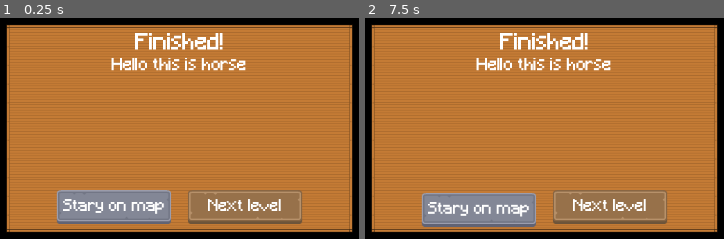
Above: before the commit, frames 1-2 (left to right).
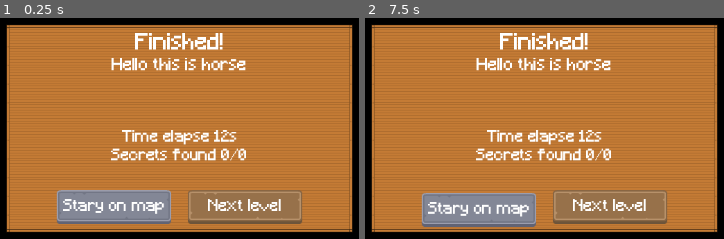
Above: after the commit, the same moments.

Repository: jstasiaczek/horse-game
Game: Godot game, scene res://scene/exit_hud/exit_hud.tscn
Same seed, same stepped clock (60 frames per second), same inputs: the game is played once before the commit and once after it. This scene is started directly instead of the project's main scene.
Inputs (mouse positions are in pixels of both pictures, inside the frame that each line leads up to):
- Up to frame 1 (0.25 s): no input
- Up to frame 2 (7.5 s): click "Next level" at 0.5 s; click "Next level" at 1.25 s; click "Stary on map" at 2 s; click "Stary on map" at 2.75 s; click "Stary on map" at 3.5 s; click "Next level" at 4.25 s; tap Enter at 5, 6.5 s; move the mouse to (720, 106) at 5.02 s; hold Right mouse button (right_click) 5.03-5.75 s; click (720, 106) at 5.17 s; tap Space at 5.75, 7.25 s; drag from (382, 150) to (505, 219) at 5.77 s; move the mouse to (623, 29) at 6.52 s; tap Mouse wheel up (scroll_up) at 6.6 s; click (623, 29) at 6.67 s; drag from (505, 219) to (outside the picture) at 7.27 s

The runs differ from the first frame. In frame 1, 2.1% of the frame differs, in the area x 30-69%, y 50-65%; in frame 2, 2.1%.
Error before the commit: Invalid access to property or key 'desc' on a base object of type 'Nil'. (res://scene/exit_hud/exit_hud.gd:10)
Error after the commit: Invalid access to property or key 'desc' on a base object of type 'Nil'. (res://scene/exit_hud/exit_hud.gd:12)

Commit message:
added timer and secret count

Diff:
--- a/level/level0/level0.gd
+++ b/level/level0/level0.gd
@@ -18,7 +18,7 @@
 
 func _ready():
 	create_level_pois()
-	GameService.reset_level(7)
+	GameService.reset_level(7, 1)
 	GameService.load_tilemap(self, HORSE_START_MAP_ID)
 	explosion.visible = false
 
@@ -30,6 +30,7 @@
 			GameService.add_to_inventory(Types.ITEM.BREAD)
 			secret1_found = true
 			SoundService.play(player, SoundService.SOUND_TYPE.ACHIEVEMENT)
+			GameService.add_level_secret_found(1)
 			SignalsService.on_info_hud_open.emit("Secret!", "You found a bread!")
 	)
 	pois[POI.id3(Vector2i(24,9))] = create_quest2()
--- a/scene/exit_hud/exit_hud.gd
+++ b/scene/exit_hud/exit_hud.gd
@@ -2,17 +2,21 @@
 @onready var stay_button = $CC/WoodPanel/MC/HB/StayButton
 @onready var next_button = $CC/WoodPanel/MC/HB/NextButton
 @onready var desc_label = $CC/WoodPanel/MC/VB/DescLabel
+@onready var level_time = $CC/WoodPanel/MC/VB/LevelTime
+@onready var secret_label = $CC/WoodPanel/MC/VB/SecretLabel
 
 var exit: Exit
 var id: Vector2i
 
 func _ready():
 	desc_label.text = exit.desc
+	GameService.set_level_end_time(int(Time.get_unix_time_from_system()))
 	SignalsService.on_fade_in_finished.connect(on_fade_in_finished)
+	level_time.text = "Time elapsed %ss" % GameService.get_level_time()
+	secret_label.text = "Secrets found %s/%s" % [GameService.get_level_secret_found(), GameService.get_level_secret_max()]
 
 func _on_stay_button_pressed():
 	SignalsService.on_exit_gui_close.emit(id)
-
 
 func _on_next_button_pressed():
 	SignalsService.on_start_fade_in.emit()
--- a/scene/exit_hud/exit_hud.tscn
+++ b/scene/exit_hud/exit_hud.tscn
@@ -1,10 +1,11 @@
-[gd_scene load_steps=6 format=3 uid="uid://cx5hcoa4gy1bv"]
+[gd_scene load_steps=7 format=3 uid="uid://cx5hcoa4gy1bv"]
 
 [ext_resource type="PackedScene" uid="uid://hgdt3dgeglw2" path="res://scene/wood_panel/wood_panel.tscn" id="1_cnmn6"]
 [ext_resource type="Script" path="res://scene/exit_hud/exit_hud.gd" id="1_pu8hg"]
 [ext_resource type="PackedScene" uid="uid://cbkgphmqi2wg7" path="res://scene/long_button/long_button.tscn" id="2_hgvkq"]
 [ext_resource type="LabelSettings" uid="uid://ci1knydkctqb7" path="res://scene/factory_hud/mc_title_32_white.tres" id="3_qi3h4"]
 [ext_resource type="FontFile" uid="uid://cialo7t5a5hue" path="res://assets/fonts/Minecraft.ttf" id="4_t21ev"]
+[ext_resource type="LabelSettings" uid="uid://dkq3wlncuhvvb" path="res://assets/mc_smal_text_white.tres" id="6_3bv5j"]
 
 [node name="ExitHud" type="Control" groups=["EXIT_HUD"]]
 layout_mode = 3
@@ -74,5 +75,19 @@
 bbcode_enabled = true
 text = "[center]Hello this is horse[/center]"
 
+[node name="LevelTime" type="Label" parent="CC/WoodPanel/MC/VB"]
+layout_mode = 2
+text = "Time elapse 12s"
+label_settings = ExtResource("6_3bv5j")
+horizontal_alignment = 1
+vertical_alignment = 1
+
+[node name="SecretLabel" type="Label" parent="CC/WoodPanel/MC/VB"]
+layout_mode = 2
+text = "Secrets found 0/0"
+label_settings = ExtResource("6_3bv5j")
+horizontal_alignment = 1
+vertical_alignment = 1
+
 [connection signal="pressed" from="CC/WoodPanel/MC/HB/StayButton" to="." method="_on_stay_button_pressed"]
 [connection signal="pressed" from="CC/WoodPanel/MC/HB/NextButton" to="." method="_on_next_button_pressed"]
--- a/service/game_service.gd
+++ b/service/game_service.gd
@@ -6,14 +6,14 @@
 const MAX_ZOOM: float = 2.0
 const MIN_ZOOM: float = 1.5
 const MINUTES_ADD_ON_TICK: int = 10
-const GROUP_FACTORY_GUI: String = "FACTORY_GUI"
-const GROUP_WAIT_HUD = "WAIT_HUD"
-const GROUP_QUEST_HUD = "QUEST_HUD"
-const GROUP_EXIT_HUD = "EXIT_HUD"
-const GROUP_INFO_HUD = "INFO_HUD"
-const MAP_CUSTOM_DATA_HORSE_STOP = "stable"
-const MAP_CUSTOM_DATA_PATH = "path"
-const MAP_CUSTOM_DATA_HIDDEN_PATH = "hidden_path"
+const GROUP_FACTORY_GUI: StringName = "FACTORY_GUI"
+const GROUP_WAIT_HUD: StringName = "WAIT_HUD"
+const GROUP_QUEST_HUD: StringName = "QUEST_HUD"
+const GROUP_EXIT_HUD: StringName = "EXIT_HUD"
+const GROUP_INFO_HUD: StringName = "INFO_HUD"
+const MAP_CUSTOM_DATA_HORSE_STOP: StringName = "stable"
+const MAP_CUSTOM_DATA_PATH: StringName = "path"
+const MAP_CUSTOM_DATA_HIDDEN_PATH: StringName = "hidden_path"
 const HORSE_TIRED_COOLDOWN: int = 60 * 4
 const MAP_PADDING: int = 64
 const DEFAULT_LEVEL_MAP_ID: int = 0
@@ -28,6 +28,10 @@
 var _horse_tired: int = 0
 var _level_path: String = ""
 var _current_level_map_id: int = DEFAULT_LEVEL_MAP_ID
+var _level_start_time: int = 0
+var _level_end_time: int = 0
+var _level_secret_max: int = 0
+var _level_secret_found: int = 0
 
 func _ready():
 	SignalsService.on_time_tick.connect(on_time_tick)
@@ -36,6 +40,37 @@
 
 func on_time_tick():
 	time.add_minutes(MINUTES_ADD_ON_TICK)
+
+func set_level_secret_max(value: int):
+	_level_secret_max = value
+
+func get_level_secret_max() -> int:
+	return _level_secret_max
+
+func set_level_start_time(value: int):
+	_level_start_time = value
+
+func set_level_secret_found(value: int):
+	_level_secret_found = value
+
+func add_level_secret_found(value: int):
+	_level_secret_found += value
+
+
+func get_level_secret_found() -> int:
+	return _level_secret_found
+
+func get_level_start_time() -> int:
+	return _level_start_time
+
+func set_level_end_time(value: int):
+	_level_end_time = value
+
+func get_level_time() -> int:
+	return get_level_end_time() - get_level_start_time()
+
+func get_level_end_time() -> int:
+	return _level_end_time
 
 func on_time_changed():
 	for poi_id3 in get_pois().keys():
@@ -137,11 +172,14 @@
 func get_tilemap() -> TileMap:
 	return _tilemap_instance
 
-func reset_level(start_hour: int):
+func reset_level(start_hour: int, level_secret_max: int = 0):
 	GameService.time.clear()
 	GameService.reset_current_level_map_id()
 	GameService.time.add_hours(start_hour)
 	GameService.clear_inventory()
+	GameService.set_level_start_time(int(Time.get_unix_time_from_system()))
+	GameService.set_level_end_time(0)
+	GameService.set_level_secret_max(level_secret_max)
 
 func load_tilemap(tilemap: TileMap, horse_pos: Vector2i, is_dark: bool = false):
 	GameService.set_tilemap(tilemap)
